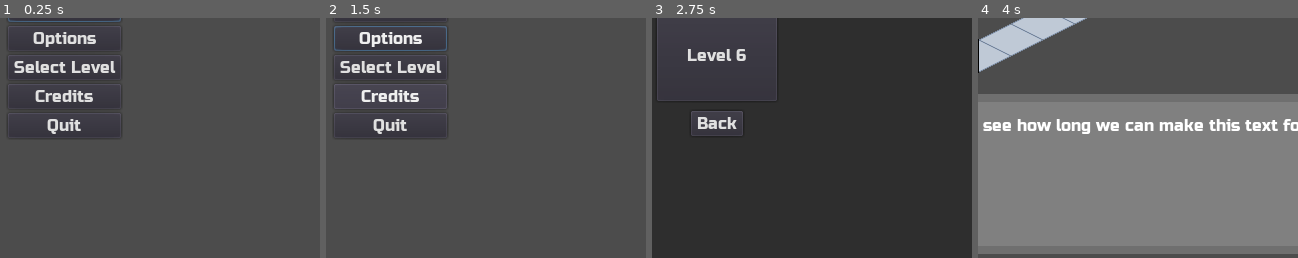
Above: before the commit, frames 1-4 (left to right).
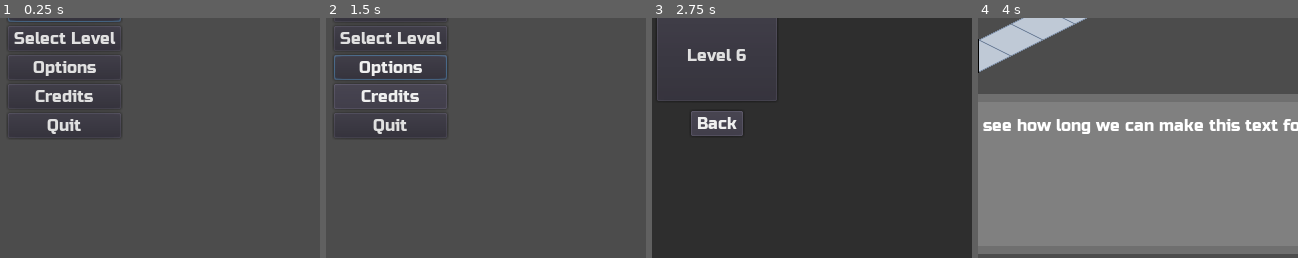
Above: after the commit, the same moments.

Repository: kdreese/gmtk-2022
Game: Godot game, scene res://src/states/Menu.tscn
Same seed, same stepped clock (60 frames per second), same inputs: the game is played once before the commit and once after it.
Inputs:
- Up to frame 1 (0.25 s): no input
- Up to frame 2 (1.5 s): click "Options" at 0.5 s; click "Back" at 1.25 s
- Up to frame 3 (2.75 s): click "Select Level" at 2 s
- Up to frame 4 (4 s): click "Level 1" at 2.75 s; hold D (move_right) from 3.53 s (still down)
The pictures show only the part of the screen within x 40-90%, y 49-99%; the shares and areas given below are measured in that part.

The runs differ from the first frame. In frame 1, 2.0% of the frame differs, in the area x 4-36%, y 5-25%; in frame 2, 2.8%, in the area x 2-38%, y 3-26%; in frame 3, less than 0.1%; in frame 4, nothing differs.

Commit message:
Reorder so that select level is above options

Diff:
--- a/src/states/Menu.gd
+++ b/src/states/Menu.gd
@@ -13,11 +13,6 @@
 	assert(not error)
 
 
-func _on_CreditsButton_pressed() -> void:
-	$V.hide()
-	$CreditsMenu.show_menu()
-
-
 func _on_LevelSelectButton_pressed() -> void:
 	$V.hide()
 	$LevelSelect.load_levels()
@@ -30,8 +25,18 @@
 	$OptionsMenu.show_menu()
 
 
+func _on_CreditsButton_pressed() -> void:
+	$V.hide()
+	$CreditsMenu.show_menu()
+
+
 func _on_QuitButton_pressed() -> void:
 	get_tree().notification(MainLoop.NOTIFICATION_WM_QUIT_REQUEST)
+
+
+func _on_LevelSelect_level_select_exited() -> void:
+	$V.show()
+	$V/Buttons/LevelSelectButton.grab_focus()
 
 
 func _on_OptionsMenu_options_exited() -> void:
@@ -39,11 +44,6 @@
 	$V/Buttons/OptionsButton.grab_focus()
 
 
-func _on_LevelSelect_level_select_exited() -> void:
-	$V.show()
-	$V/Buttons/LevelSelectButton.grab_focus()
-
-
 func _on_CreditsMenu_credits_exiting() -> void:
 	$V.show()
 	$V/Buttons/CreditsButton.grab_focus()
--- a/src/states/Menu.tscn
+++ b/src/states/Menu.tscn
@@ -40,17 +40,17 @@
 margin_bottom = 25.0
 text = "Play"
 
-[node name="OptionsButton" type="Button" parent="V/Buttons"]
+[node name="LevelSelectButton" type="Button" parent="V/Buttons"]
 margin_top = 29.0
 margin_right = 113.0
 margin_bottom = 54.0
-text = "Options"
+text = "Select Level"
 
-[node name="LevelSelectButton" type="Button" parent="V/Buttons"]
+[node name="OptionsButton" type="Button" parent="V/Buttons"]
 margin_top = 58.0
 margin_right = 113.0
 margin_bottom = 83.0
-text = "Select Level"
+text = "Options"
 
 [node name="CreditsButton" type="Button" parent="V/Buttons"]
 margin_top = 87.0
Not shown: 2 places in src/states/Menu.tscn that only renumber resources
